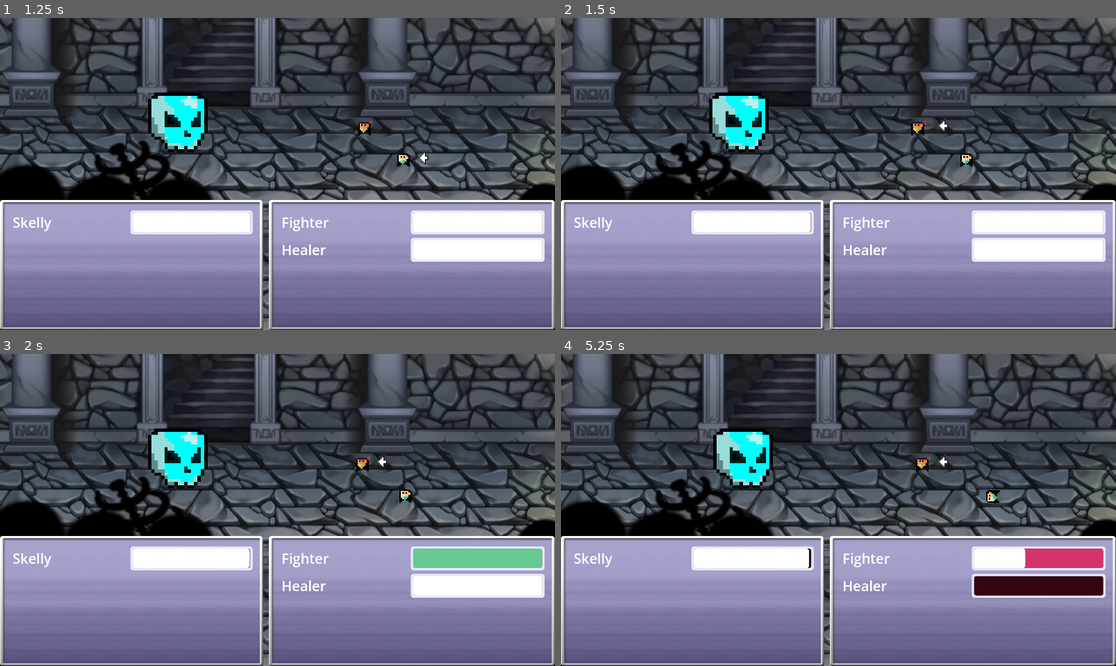
Above: before the commit, frames 1-4 (two rows, left to right).
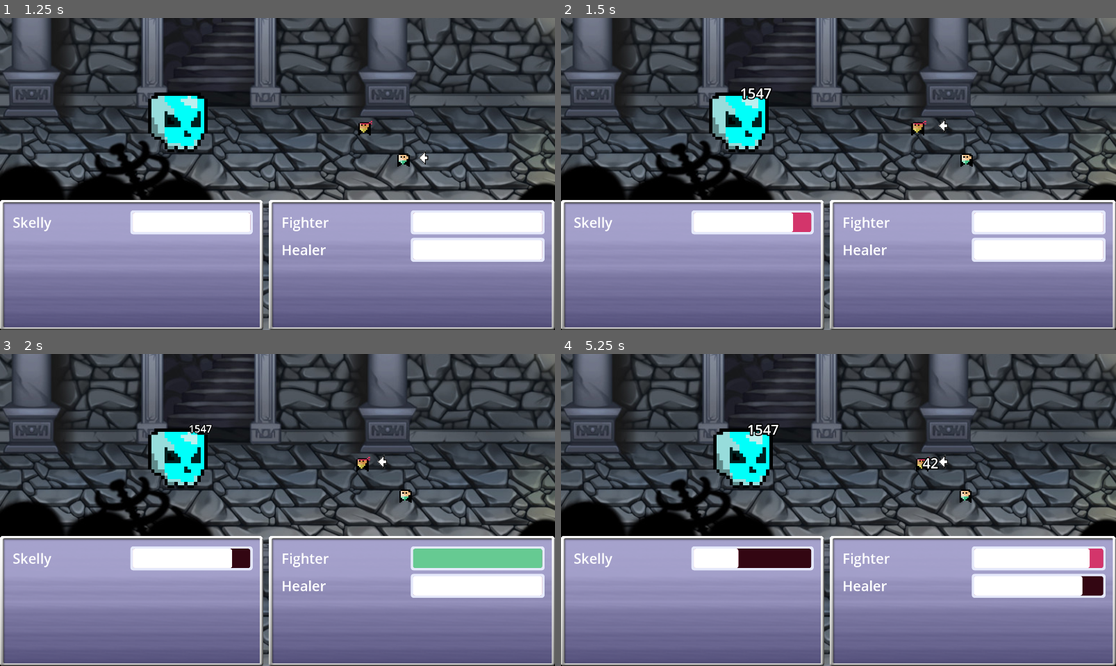
Above: after the commit, the same moments.

Repository: Tjwever/unlikely-pair
Game: Godot game, scene res://Scenes/MainScene.tscn
Same seed, same stepped clock (60 frames per second), same inputs: the game is played once before the commit and once after it.
Inputs (mouse positions are in pixels of both pictures, inside the frame that each line leads up to):
- Up to frame 1 (1.25 s): tap Enter at 0.5 s; move the mouse to (399, 158) at 0.52 s; hold W (select_up) from 0.53 s (still down); hold T (test, bound only after the commit) from 0.53 s (still down); click (399, 158) at 0.6 s
- Up to frame 2 (1.5 s): move the mouse to (727, 189) at 1.27 s; release W (select_up) at 1.28 s; release T (test, bound only after the commit) at 1.28 s; hold S (select_down) from 1.28 s (still down); tap T (test, bound only after the commit) at 1.35 s
- Up to frame 3 (2 s): keep holding S (select_down); click (166, 525) at 1.55 s
- Up to frame 4 (5.25 s): move the mouse to (894, 441) at 2.02 s; release S (select_down) at 2.03 s; hold T (test, bound only after the commit) 2.03-2.78 s; hold W (select_up) 2.03-3.53 s; click (894, 441) at 2.1 s; move the mouse to (810, 572) at 2.77 s; tap T (test, bound only after the commit) at 2.85, 4.35 s; click (810, 572) at 3.05 s; move the mouse to (1005, 556) at 3.52 s; hold T (test, bound only after the commit) 3.53-4.28 s; hold S (select_down) from 3.53 s (still down); click (1005, 556) at 3.6 s; move the mouse to (672, 463) at 4.27 s; click (672, 463) at 4.55 s; move the mouse to (866, 510) at 5.02 s; hold T (test, bound only after the commit) from 5.03 s (still down); click (866, 510) at 5.1 s

Frame 1 is identical in both runs. In frame 2, 0.3% of the frame differs, in the area x 32-46%, y 22-69%; in frame 3, 0.3%; in frame 4, 3.2%, in the area x 31-96%, y 22-78%.

Commit message:
added damage popup indicator, bug fix for alpha animation on Skelly

Diff:
--- a/Characters/Allies/Fighter.gd
+++ b/Characters/Allies/Fighter.gd
@@ -9,13 +9,14 @@
 @onready var enemy = $"../Enemy"
 @onready var timer = $Timer
 @onready var animation_player = $AnimationPlayer
+@onready var damage_numbers_origin = $DamageNumbersOrigin
 
 const BASE_WAIT_TIME = 1
 
 var max_health := 400
 var current_health := 400
 var defense := 3
-var attack_damge := 50
+var attack_damge := 1550
 var speed := 9.0
 var isDead: bool = false
 
@@ -46,6 +47,7 @@
 
 func take_damage(damage):
 	current_health -= damage
+	DamageNumbers.display_number(damage, damage_numbers_origin.global_position, false)
 	emit_signal("update_fighter_health", current_health)
 
 	if current_health < 0:
--- a/Characters/Allies/Fighter.tscn
+++ b/Characters/Allies/Fighter.tscn
@@ -7,33 +7,6 @@
 
 [sub_resource type="RectangleShape2D" id="RectangleShape2D_gd4ks"]
 size = Vector2(658, 647)
-
-[sub_resource type="Animation" id="Animation_e83nu"]
-resource_name = "quick_attack"
-tracks/0/type = "value"
-tracks/0/imported = false
-tracks/0/enabled = true
-tracks/0/path = NodePath("Sprite2D:position")
-tracks/0/interp = 1
-tracks/0/loop_wrap = true
-tracks/0/keys = {
-"times": PackedFloat32Array(0, 0.3, 0.35, 1),
-"transitions": PackedFloat32Array(1, 1, 1, 1),
-"update": 0,
-"values": [Vector2(0, 0), Vector2(45, 0), Vector2(-275, 0), Vector2(0, 0)]
-}
-tracks/1/type = "value"
-tracks/1/imported = false
-tracks/1/enabled = true
-tracks/1/path = NodePath("Sprite2D:scale")
-tracks/1/interp = 1
-tracks/1/loop_wrap = true
-tracks/1/keys = {
-"times": PackedFloat32Array(0, 0.3, 0.35, 0.4, 0.6, 1),
-"transitions": PackedFloat32Array(1, 1, 1, 1, 1, 1),
-"update": 0,
-"values": [Vector2(1, 1), Vector2(1, 1), Vector2(1.24038, 1), Vector2(0.744591, 1), Vector2(1, 1), Vector2(1, 1)]
-}
 
 [sub_resource type="Animation" id="Animation_hh8ym"]
 resource_name = "charge_attack"
@@ -90,6 +63,33 @@
 "values": [0.0, 0.45064, 2.42123, 3.14227]
 }
 
+[sub_resource type="Animation" id="Animation_e83nu"]
+resource_name = "quick_attack"
+tracks/0/type = "value"
+tracks/0/imported = false
+tracks/0/enabled = true
+tracks/0/path = NodePath("Sprite2D:position")
+tracks/0/interp = 1
+tracks/0/loop_wrap = true
+tracks/0/keys = {
+"times": PackedFloat32Array(0, 0.3, 0.35, 1),
+"transitions": PackedFloat32Array(1, 1, 1, 1),
+"update": 0,
+"values": [Vector2(0, 0), Vector2(45, 0), Vector2(-275, 0), Vector2(0, 0)]
+}
+tracks/1/type = "value"
+tracks/1/imported = false
+tracks/1/enabled = true
+tracks/1/path = NodePath("Sprite2D:scale")
+tracks/1/interp = 1
+tracks/1/loop_wrap = true
+tracks/1/keys = {
+"times": PackedFloat32Array(0, 0.3, 0.35, 0.4, 0.6, 1),
+"transitions": PackedFloat32Array(1, 1, 1, 1, 1, 1),
+"update": 0,
+"values": [Vector2(1, 1), Vector2(1, 1), Vector2(1.24038, 1), Vector2(0.744591, 1), Vector2(1, 1), Vector2(1, 1)]
+}
+
 [sub_resource type="AnimationLibrary" id="AnimationLibrary_iqqwl"]
 _data = {
 "charge_attack": SubResource("Animation_hh8ym"),
@@ -126,4 +126,7 @@
 
 [node name="Timer" type="Timer" parent="."]
 
+[node name="DamageNumbersOrigin" type="Node2D" parent="."]
+position = Vector2(240, -60)
+
 [connection signal="timeout" from="Timer" to="." method="_on_timer_timeout"]
--- /dev/null
+++ b/Characters/Enemies/NumPopupLocation.gd
@@ -0,0 +1,22 @@
+extends Marker2D
+
+@export var damage_node : PackedScene
+
+func _ready():
+	randomize()
+
+func popup():
+	var damage = damage_node.instantiate()
+	damage.position = global_position
+
+	var tween = get_tree().create_tween()
+	tween.tween_property(damage, "position", global_position + _get_direction(), 0.75)
+
+	get_tree().current_scene.add_child(damage)
+
+func _get_direction():
+	return Vector2(randf_range(-1,1), -randf()) * 46
+
+func _input(event):
+	if event.is_action_pressed("test"):
+		popup()
--- a/Characters/Enemies/Skelly.gd
+++ b/Characters/Enemies/Skelly.gd
@@ -10,6 +10,7 @@
 @onready var healer = $"../Healer"
 @onready var timer = $Timer
 @onready var animation_player = $AnimationPlayer
+@onready var damage_numbers_origin = $DamageNumbersOrigin
 
 const BASE_WAIT_TIME = 2.0
 
@@ -17,7 +18,7 @@
 var max_health := 10000
 var current_health := 10000
 var defense := 3
-var attack_damge := 245
+var attack_damge := 45
 var speed := 8.0
 
 func _ready():
@@ -62,16 +63,18 @@
 
 func take_damage(damage):
 	current_health -= damage
+	#maybe add if it's critical in here somewhere, replace 'false' if is_critical value
+	DamageNumbers.display_number(damage, damage_numbers_origin.global_position, false)
 	emit_signal("update_enemy_health", current_health)
 
 	if current_health < 0:
 		current_health = 0
 
 	if current_health == 0:
-		#animation_player.play("death")
+		animation_player.play("death")
 		print('**gasp**')
+		await get_tree().create_timer(1).timeout
 		timer.stop()
-		await get_tree().create_timer(1).timeout
 		print('Im dead....')
 		queue_free()
 		emit_signal("enemy_defeated")
--- a/Characters/Enemies/Skelly.tscn
+++ b/Characters/Enemies/Skelly.tscn
@@ -6,8 +6,8 @@
 [sub_resource type="RectangleShape2D" id="RectangleShape2D_gd4ks"]
 size = Vector2(658, 647)
 
-[sub_resource type="Animation" id="Animation_s2ake"]
-resource_name = "quick_attack"
+[sub_resource type="Animation" id="Animation_m6gi1"]
+length = 0.001
 tracks/0/type = "value"
 tracks/0/imported = false
 tracks/0/enabled = true
@@ -15,10 +15,22 @@
 tracks/0/interp = 1
 tracks/0/loop_wrap = true
 tracks/0/keys = {
-"times": PackedFloat32Array(0, 0.06, 0.3, 1),
-"transitions": PackedFloat32Array(1, 1, 1, 1),
+"times": PackedFloat32Array(0),
+"transitions": PackedFloat32Array(1),
 "update": 0,
-"values": [Vector2(0, 0), Vector2(116.666, 0), Vector2(0, 0), Vector2(0, 0)]
+"values": [Vector2(0, 0)]
+}
+tracks/1/type = "value"
+tracks/1/imported = false
+tracks/1/enabled = true
+tracks/1/path = NodePath("Sprite2D:self_modulate")
+tracks/1/interp = 1
+tracks/1/loop_wrap = true
+tracks/1/keys = {
+"times": PackedFloat32Array(0),
+"transitions": PackedFloat32Array(1),
+"update": 0,
+"values": [Color(0.501961, 0.160784, 0.172549, 1)]
 }
 
 [sub_resource type="Animation" id="Animation_72t1f"]
@@ -50,9 +62,46 @@
 
 [sub_resource type="Animation" id="Animation_8ff12"]
 resource_name = "death"
+step = 0.05
+tracks/0/type = "value"
+tracks/0/imported = false
+tracks/0/enabled = true
+tracks/0/path = NodePath("Sprite2D:position")
+tracks/0/interp = 1
+tracks/0/loop_wrap = true
+tracks/0/keys = {
+"times": PackedFloat32Array(0, 0.05, 0.1, 0.15, 0.2, 0.25, 0.3, 0.35, 0.4, 0.45, 0.5, 0.55, 0.6, 0.65, 0.7, 0.75, 0.8, 0.85, 0.9, 0.95, 1),
+"transitions": PackedFloat32Array(1, 1, 1, 1, 1, 1, 1, 1, 1, 1, 1, 1, 1, 1, 1, 1, 1, 1, 1, 1, 1),
+"update": 0,
+"values": [Vector2(0, 0), Vector2(16.6666, 0), Vector2(-61.1109, 0), Vector2(16.6666, 0), Vector2(-61.1109, 0), Vector2(16.6666, 0), Vector2(-61.1109, 0), Vector2(16.6666, 0), Vector2(-61.1109, 0), Vector2(16.6666, 0), Vector2(-61.1109, 0), Vector2(16.6666, 0), Vector2(-61.1109, 0), Vector2(16.6666, 0), Vector2(-61.1109, 0), Vector2(16.6666, 0), Vector2(-61.1109, 0), Vector2(16.6666, 0), Vector2(-61.1109, 0), Vector2(16.6666, 0), Vector2(0, 0)]
+}
+tracks/1/type = "value"
+tracks/1/imported = false
+tracks/1/enabled = true
+tracks/1/path = NodePath("Sprite2D:self_modulate")
+tracks/1/interp = 1
+tracks/1/loop_wrap = true
+tracks/1/keys = {
+"times": PackedFloat32Array(0, 0.1, 0.2, 0.25, 0.3, 0.55, 1),
+"transitions": PackedFloat32Array(1, 1, 1, 1, 1, 1, 1),
+"update": 0,
+"values": [Color(1, 1, 1, 1), Color(0.501961, 0.160784, 0.172549, 1), Color(1, 1, 1, 1), Color(0.47451, 0.168627, 0.537255, 0.615686), Color(1, 1, 1, 1), Color(1, 1, 1, 1), Color(1, 1, 1, 0)]
+}
 
-[sub_resource type="Animation" id="Animation_m6gi1"]
-length = 0.001
+[sub_resource type="Animation" id="Animation_s2ake"]
+resource_name = "quick_attack"
+tracks/0/type = "value"
+tracks/0/imported = false
+tracks/0/enabled = true
+tracks/0/path = NodePath("Sprite2D:position")
+tracks/0/interp = 1
+tracks/0/loop_wrap = true
+tracks/0/keys = {
+"times": PackedFloat32Array(0, 0.06, 0.3, 1),
+"transitions": PackedFloat32Array(1, 1, 1, 1),
+"update": 0,
+"values": [Vector2(0, 0), Vector2(116.666, 0), Vector2(0, 0), Vector2(0, 0)]
+}
 
 [sub_resource type="AnimationLibrary" id="AnimationLibrary_80k34"]
 _data = {
@@ -76,10 +125,14 @@
 shape = SubResource("RectangleShape2D_gd4ks")
 
 [node name="AnimationPlayer" type="AnimationPlayer" parent="."]
+reset_on_save = false
 libraries = {
 "": SubResource("AnimationLibrary_80k34")
 }
 
 [node name="Timer" type="Timer" parent="."]
 
+[node name="DamageNumbersOrigin" type="Node2D" parent="."]
+position = Vector2(324.999, -47.2221)
+
 [connection signal="timeout" from="Timer" to="." method="_on_timer_timeout"]
--- a/Characters/Player/Healer.gd
+++ b/Characters/Player/Healer.gd
@@ -9,6 +9,7 @@
 @onready var healthbar = $"../GameUI/PlayerSideUI/GridContainer/MarginContainer/VBoxContainer/HBoxContainer2/Healthbar"
 @onready var fighter = $"../Fighter"
 @onready var healer = $"."
+@onready var damage_numbers_origin = $DamageNumbersOrigin
 
 @onready var fighter_selected = $"../Fighter/Focus"
 @onready var healer_selected = $"./Focus"
@@ -35,6 +36,7 @@
 
 func take_damage(damage):
 	current_health -= damage
+	DamageNumbers.display_number(damage, damage_numbers_origin.global_position, false)
 	emit_signal("update_healer_health", current_health)
 
 	if current_health < 0:
--- a/Characters/Player/Healer.tscn
+++ b/Characters/Player/Healer.tscn
@@ -7,8 +7,8 @@
 [sub_resource type="RectangleShape2D" id="RectangleShape2D_gd4ks"]
 size = Vector2(658, 647)
 
-[sub_resource type="Animation" id="Animation_6xjrh"]
-resource_name = "quick_heal"
+[sub_resource type="Animation" id="Animation_s1ncc"]
+length = 0.001
 tracks/0/type = "value"
 tracks/0/imported = false
 tracks/0/enabled = true
@@ -16,10 +16,10 @@
 tracks/0/interp = 1
 tracks/0/loop_wrap = true
 tracks/0/keys = {
-"times": PackedFloat32Array(0, 0.2, 0.4, 0.7, 1),
-"transitions": PackedFloat32Array(1, 1, 1, 1, 1),
+"times": PackedFloat32Array(0),
+"transitions": PackedFloat32Array(1),
 "update": 0,
-"values": [Vector2(325, 540), Vector2(430, 540), Vector2(120, 540), Vector2(325, 540), Vector2(325, 540)]
+"values": [Vector2(325, 540)]
 }
 
 [sub_resource type="Animation" id="Animation_tu4iq"]
@@ -36,21 +36,6 @@
 "transitions": PackedFloat32Array(1, 1, 1, 1, 1),
 "update": 0,
 "values": [Vector2(1, 1), Vector2(1.18636, 0.796985), Vector2(0.738667, 1.20402), Vector2(0.738667, 1.11787), Vector2(1, 1)]
-}
-
-[sub_resource type="Animation" id="Animation_s1ncc"]
-length = 0.001
-tracks/0/type = "value"
-tracks/0/imported = false
-tracks/0/enabled = true
-tracks/0/path = NodePath("Sprite2D:position")
-tracks/0/interp = 1
-tracks/0/loop_wrap = true
-tracks/0/keys = {
-"times": PackedFloat32Array(0),
-"transitions": PackedFloat32Array(1),
-"update": 0,
-"values": [Vector2(325, 540)]
 }
 
 [sub_resource type="Animation" id="Animation_qgogu"]
@@ -78,6 +63,21 @@
 "transitions": PackedFloat32Array(1, 1, 1, 1, 1),
 "update": 0,
 "values": [0.0, 0.515614, 0.923034, 0.923034, -1.55327]
+}
+
+[sub_resource type="Animation" id="Animation_6xjrh"]
+resource_name = "quick_heal"
+tracks/0/type = "value"
+tracks/0/imported = false
+tracks/0/enabled = true
+tracks/0/path = NodePath("Sprite2D:position")
+tracks/0/interp = 1
+tracks/0/loop_wrap = true
+tracks/0/keys = {
+"times": PackedFloat32Array(0, 0.2, 0.4, 0.7, 1),
+"transitions": PackedFloat32Array(1, 1, 1, 1, 1),
+"update": 0,
+"values": [Vector2(325, 540), Vector2(430, 540), Vector2(120, 540), Vector2(325, 540), Vector2(325, 540)]
 }
 
 [sub_resource type="AnimationLibrary" id="AnimationLibrary_3aatl"]
@@ -117,4 +117,7 @@
 wait_time = 0.7
 one_shot = true
 
+[node name="DamageNumbersOrigin" type="Node2D" parent="."]
+position = Vector2(315, -195)
+
 [connection signal="timeout" from="Timer" to="." method="_on_timer_timeout"]
--- /dev/null
+++ b/Scripts/DamageNumbers.gd
@@ -0,0 +1,45 @@
+extends Node
+
+func display_number(value: int, position: Vector2, is_critical: bool = false):
+	var number = Label.new()
+	number.global_position = position
+	number.text = str(value)
+	number.z_index = 5
+	number.label_settings = LabelSettings.new()
+
+	var color = "#FFF"
+	if is_critical:
+		color = "#B22"
+	if value == 0:
+		color = "#FFF8"
+
+	number.label_settings.font_color = color
+	number.label_settings.font_size = 48
+	number.label_settings.outline_color = "#000"
+	number.label_settings.outline_size = 15
+
+	call_deferred("add_child", number)
+
+	await number.resized
+	number.pivot_offset = Vector2(number.size / 2)
+
+	var tween = get_tree().create_tween()
+	tween.set_parallel(true)
+	tween.tween_property(
+		number, "position", number.global_position + _get_direction(), 0.75
+	)
+	tween.tween_property(
+		number, "position:y", number.position.y - 24, 0.25
+	).set_ease(Tween.EASE_OUT).set_delay(0.25)
+	tween.tween_property(
+		number, "position:y", number.position.y, 0.5
+	).set_ease(Tween.EASE_IN).set_delay(0.25)
+	tween.tween_property(
+		number, "scale", Vector2.ZERO, 0.25
+	).set_ease(Tween.EASE_IN).set_delay(0.5)
+
+	await tween.finished
+	number.queue_free()
+
+func _get_direction():
+	return Vector2(randf_range(-1,1), -randf()) * 48
--- a/project.godot
+++ b/project.godot
@@ -14,6 +14,10 @@
 run/main_scene="res://Scenes/MainScene.tscn"
 config/features=PackedStringArray("4.2", "GL Compatibility")
 config/icon="res://icon.svg"
+
+[autoload]
+
+DamageNumbers="*res://Scripts/DamageNumbers.gd"
 
 [display]
 
@@ -37,6 +41,11 @@
 "events": [Object(InputEventKey,"resource_local_to_scene":false,"resource_name":"","device":-1,"window_id":0,"alt_pressed":false,"shift_pressed":false,"ctrl_pressed":false,"meta_pressed":false,"pressed":false,"keycode":0,"physical_keycode":83,"key_label":0,"unicode":115,"echo":false,"script":null)
 ]
 }
+test={
+"deadzone": 0.5,
+"events": [Object(InputEventKey,"resource_local_to_scene":false,"resource_name":"","device":-1,"window_id":0,"alt_pressed":false,"shift_pressed":false,"ctrl_pressed":false,"meta_pressed":false,"pressed":false,"keycode":0,"physical_keycode":84,"key_label":0,"unicode":116,"echo":false,"script":null)
+]
+}
 
 [rendering]
 
